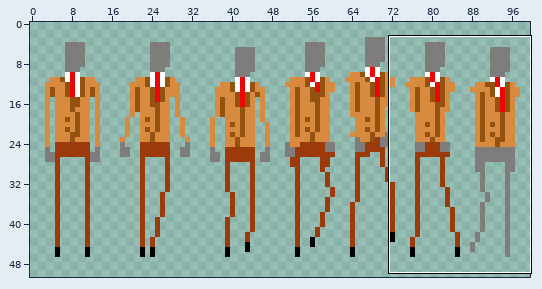
Sprite sheet -- Assets/Sprites/Thief01/Technician01_Spritesheet.png. Above: a wide view before the commit, with the close-up outlined.
Close-up. Before:
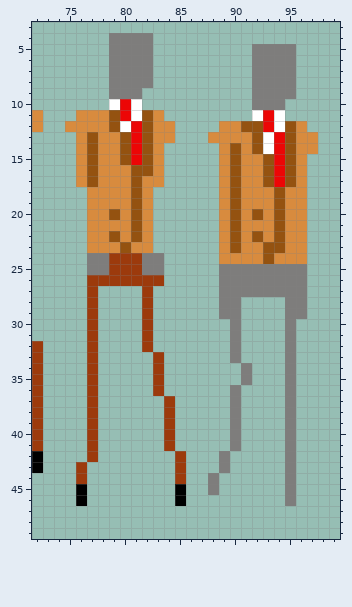
The file is 100x100 pixels. Shown: x 72..99, y 3..49. The wide view leaves out empty margins.
Now the later version:
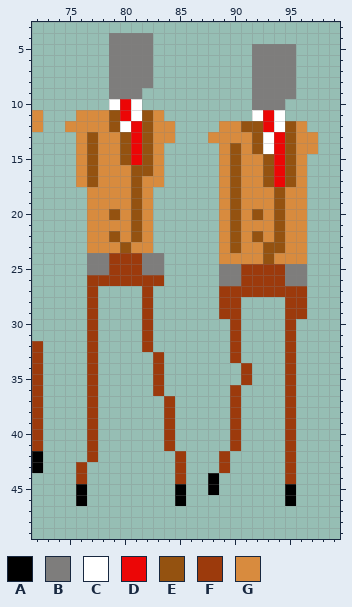
Palette (. is transparent): A #000000  B #7e7d7c  C #ffffff  D #ec0606  E #945210  F #9c3a0c  G #d88b3e
From the commit log: updated the technician sprite to deal with a grathics error
What changed:
The author changed colour B to colour A in row 44 at x 88; in row 45 at x 88 and 95; in row 46 at x 95.
The author changed colour B to colour F in rows 25 to 26 at x 91 to 94; in row 27 at x 89 to 96; in rows 28 to 29 at x 89 to 90 and 95 to 96; in rows 30 to 33 at x 90 and 95; in rows 34 to 35 at x 91 and 95; in rows 36 to 41 at x 90 and 95.
The author changed colour B to colour F in rows 42 to 43 at x 89 and 95; in row 44 at x 95.
Boxes around the changes in both close-ups, in picture pixels (x1, y1, x2, y2):
changed: (208, 264, 307, 506)
